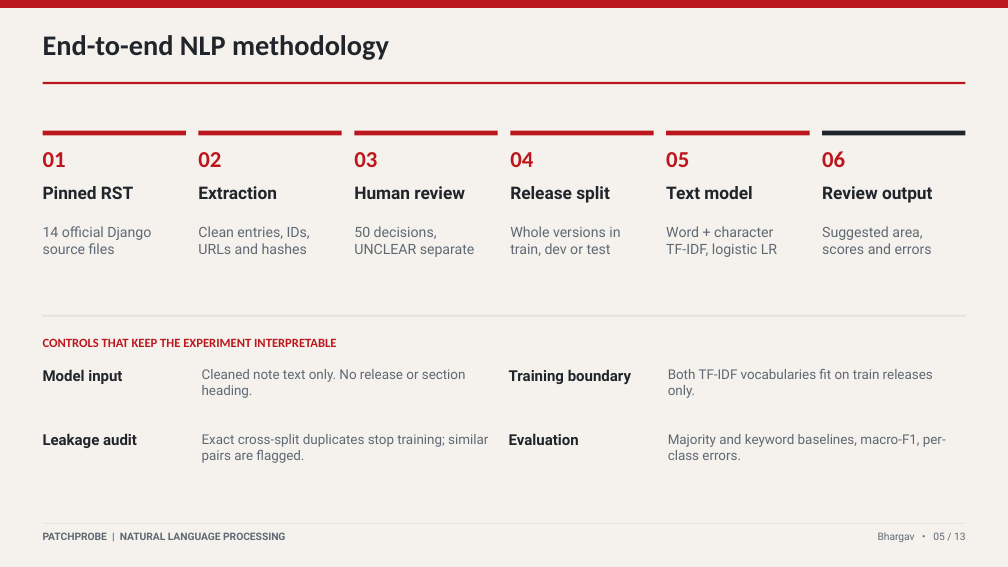
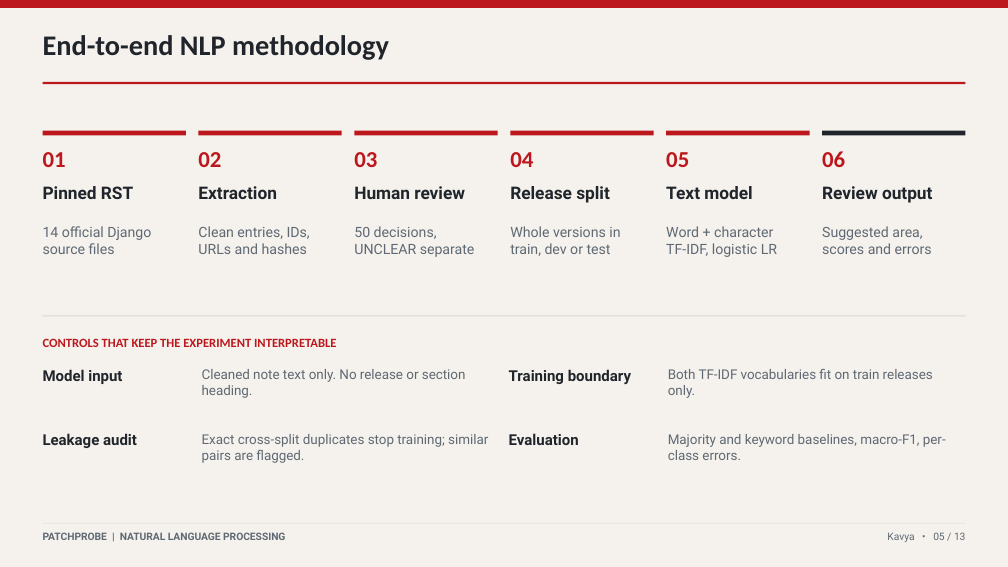
Before and after one commit to TilakCSE/PatchProbe, a slide deck: slide 5 of presentation/PatchProbe_University_Crimson_13slides.pptx. Drawn at 1008x567 pixels with LibreOffice and Linux fonts; fonts in the diff are those of the drawing. Boxes give left, top, right and bottom in pixels: in the first picture for what was removed or moved away, otherwise in the second. Text is boxed around its words. In the diff, an @@ line names an element or a change of style, - is before the commit and + after.

```diff
--- a/presentation/PatchProbe_University_Crimson_13slides.pptx
+++ b/presentation/PatchProbe_University_Crimson_13slides.pptx
@@ text at (887,532,966,542): text changed @@
-Bhargav • 05 / 13
+Kavya • 05 / 13
```
Also in this commit, not shown: 7 other slides changed, 2 other files.
